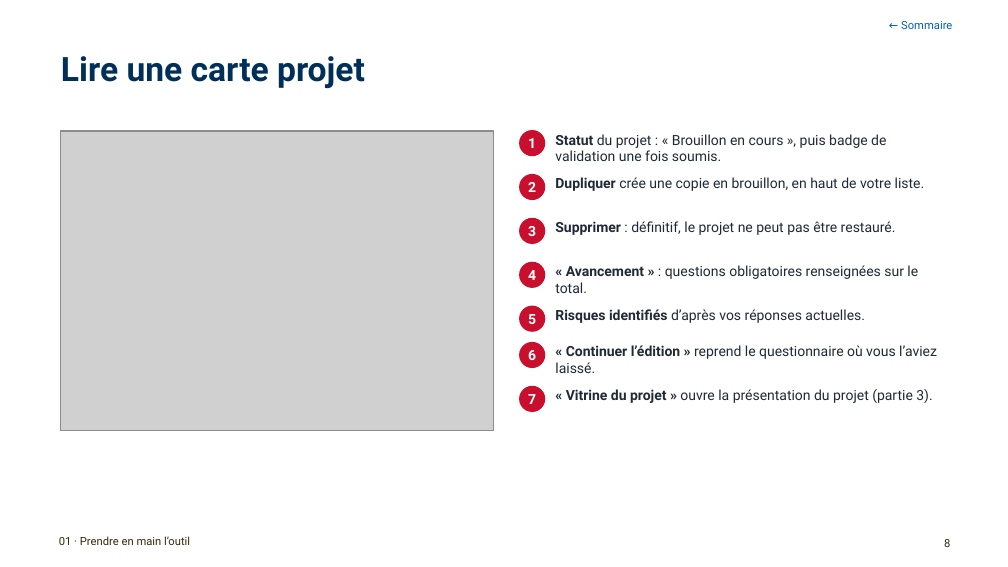
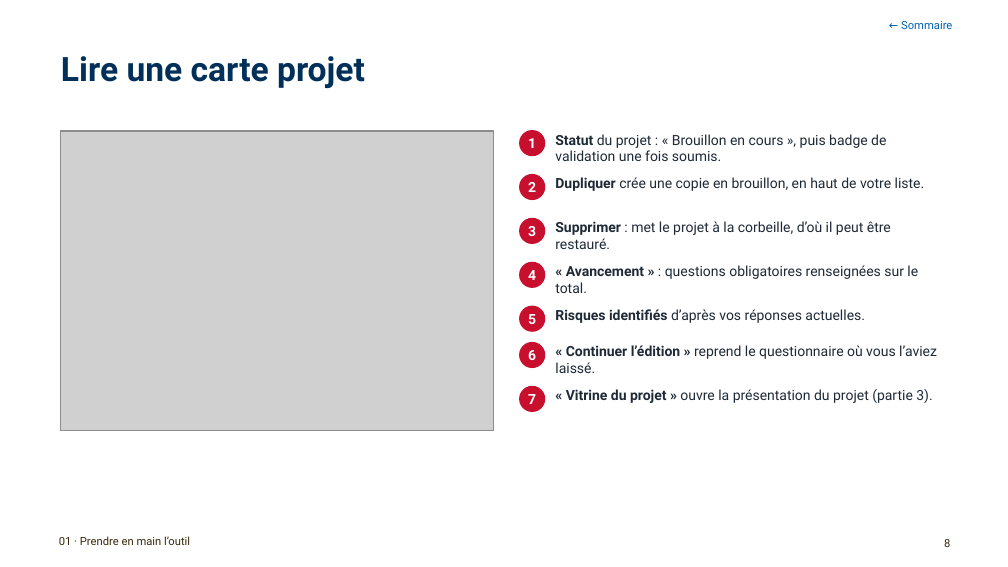
Before and after one commit to antoinelmariel-ux/ProjectNavigator, a slide deck: slide 8 of docs/Manuel_Project_Navigator_chef_de_projet.pptx. Drawn at 1008x567 pixels with LibreOffice and Linux fonts; fonts in the diff are those of the drawing; grey boxes stand for pictures; background and template pictures are left out. Boxes give left, top, right and bottom in pixels: in the first picture for what was removed or moved away, otherwise in the second. Text is boxed around its words. In the diff, an @@ line names an element or a change of style, - is before the commit and + after.

```diff
--- a/docs/Manuel_Project_Navigator_chef_de_projet.pptx
+++ b/docs/Manuel_Project_Navigator_chef_de_projet.pptx
@@ text at (555,221,891,249): text changed @@
-Supprimer : définitif, le projet ne peut pas être restauré.
+Supprimer : met le projet à la corbeille, d’où il peut être restauré.
```
Also in this commit, not shown: 24 other slides changed, 3 slides added, 3 other files.
